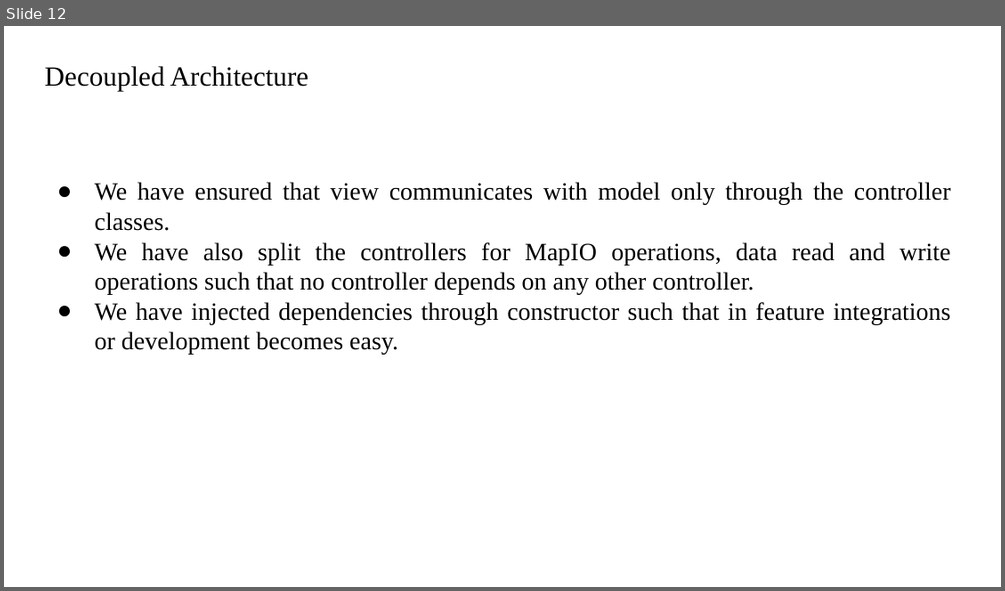
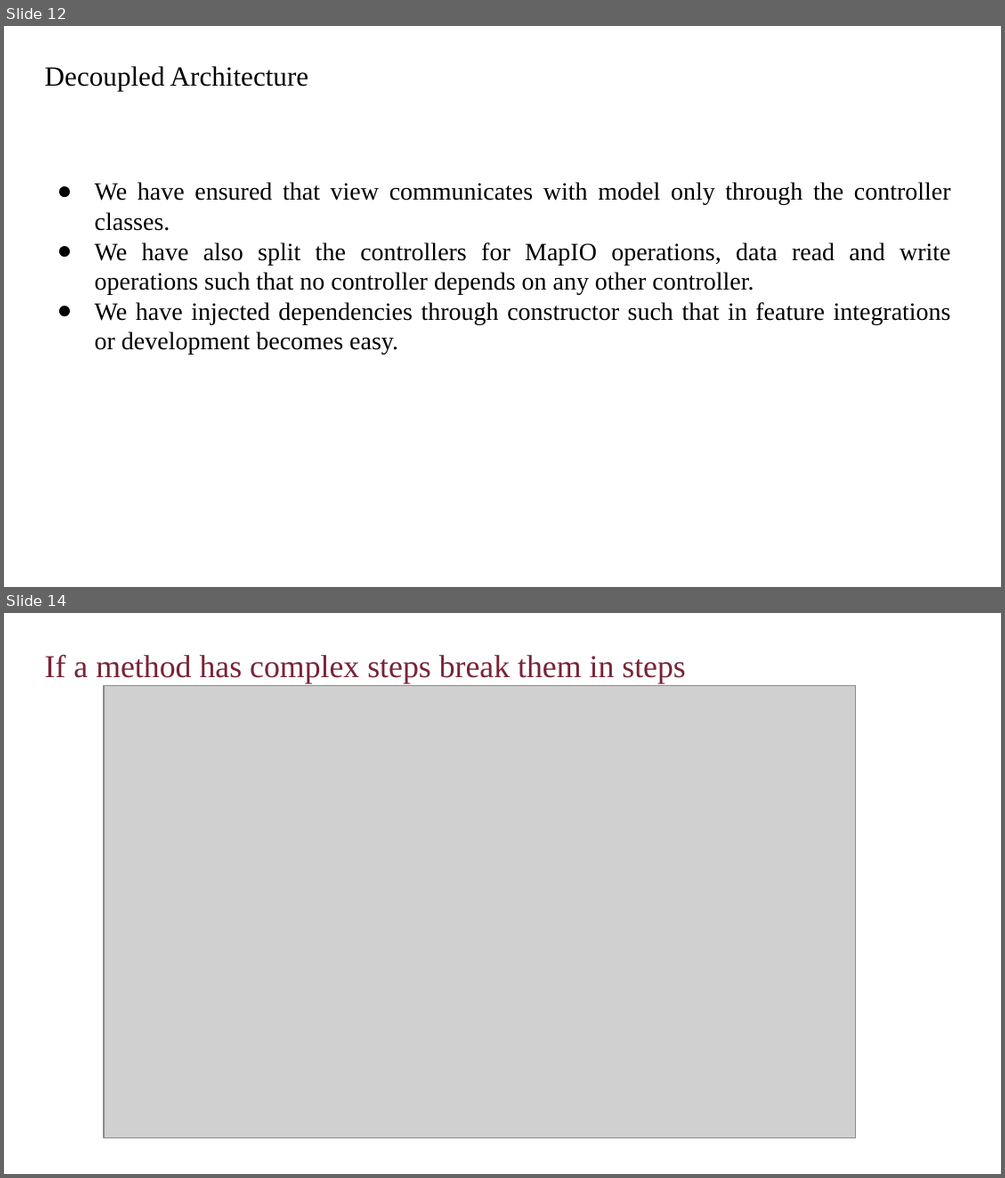
Before and after one commit to amir-zad-1/Java-Risk-Strategy-Game, a slide deck: soen6441/presentation/Build1 (1).pptx. Shown one above the other, each under a label of ours: slide 12 before the commit, slides 12 and 14 after it; the slides between them are not shown. The pictures are 1005x591 and 1005x1178 pixels, drawn with LibreOffice and Linux fonts; fonts in the diff are those of the drawing; grey boxes stand for pictures; background and template pictures are left out. Boxes give left, top, right and bottom in pixels: in the first picture for what was removed or moved away, otherwise in the second. Text is boxed around its words. In the diff, an @@ line names an element or a change of style, - is before the commit and + after.

```diff
--- a/soen6441/presentation/Build1 (1).pptx
+++ b/soen6441/presentation/Build1 (1).pptx
@@ slide 14 added at [4, 613, 1001, 1174], background picture (left out) @@
@@ title added at [45, 655, 686, 683], 23 pt, text #782336 @@
+If a method has complex steps break them in steps
@@ picture added at [104, 686, 855, 1137] @@
```
Also in this commit, not shown: 2 other slides added, 1 other file.
